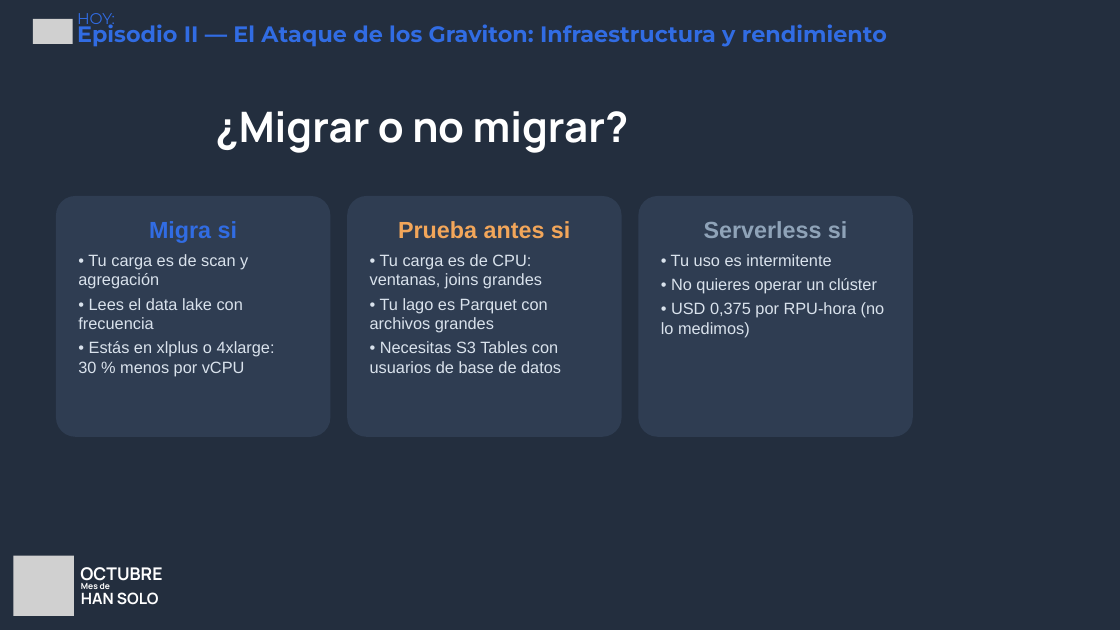
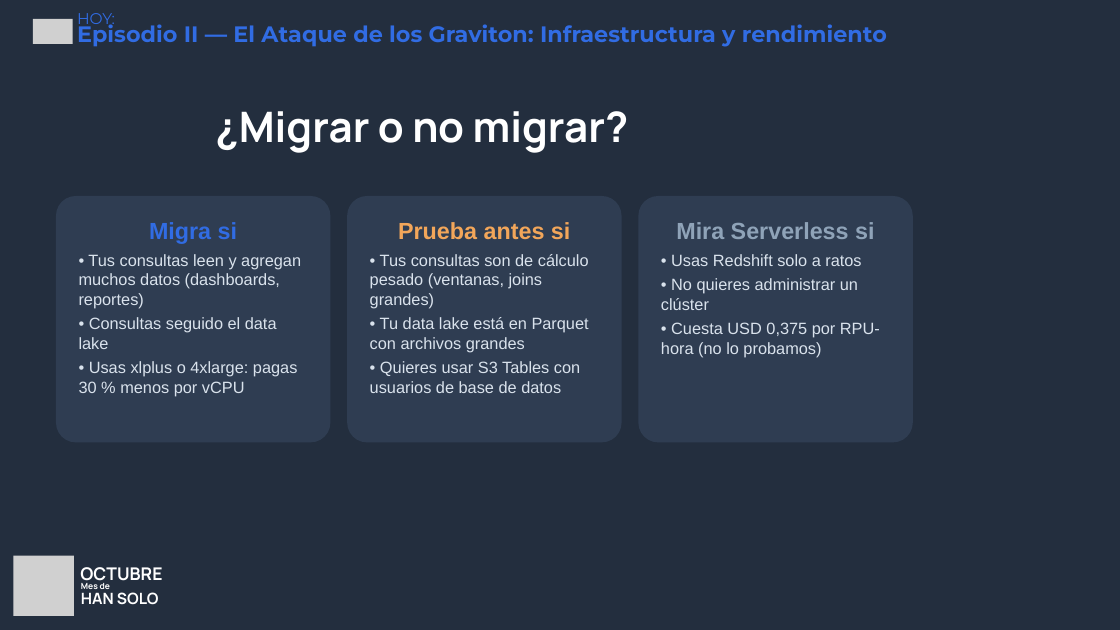
Before and after one commit to andrezc98/redshift-redemption, a slide deck: slide 32 of slides/redshift-redemption.pptx. Drawn at 1120x630 pixels with LibreOffice and Linux fonts; fonts in the diff are those of the drawing; grey boxes stand for pictures; background and template pictures are left out. Boxes give left, top, right and bottom in pixels: in the first picture for what was removed or moved away, otherwise in the second. Text is boxed around its words. In the diff, an @@ line names an element or a change of style, - is before the commit and + after.

```diff
--- a/slides/redshift-redemption.pptx
+++ b/slides/redshift-redemption.pptx
@@ rounded rectangle "Migra si": place and size @@
-rounded rectangle "Migra si" at (56, 196, 330, 437)
+rounded rectangle "Migra si" at (56, 196, 330, 442)
@@ rounded rectangle "Prueba antes si": place and size @@
-rounded rectangle "Prueba antes si" at (347, 196, 622, 437)
+rounded rectangle "Prueba antes si" at (347, 196, 622, 442)
@@ rounded rectangle "Mira Serverless si": place and size @@
-rounded rectangle "Mira Serverless si" at (638, 196, 913, 437)
+rounded rectangle "Mira Serverless si" at (638, 196, 913, 442)
@@ text in rounded rectangle at (661, 222, 880, 357): text changed @@
-Serverless si
-• Tu uso es intermitente
-• No quieres operar un clúster
-• USD 0,375 por RPU-hora (no lo medimos)
+Mira Serverless si
+• Usas Redshift solo a ratos
+• No quieres administrar un clúster
+• Cuesta USD 0,375 por RPU-hora (no lo probamos)
@@ text in rounded rectangle at (79, 254, 301, 396): text changed @@
-• Tu carga es de scan y agregación
-• Lees el data lake con frecuencia
-• Estás en xlplus o 4xlarge: 30 % menos por vCPU
+• Tus consultas leen y agregan muchos datos (dashboards, reportes)
+• Consultas seguido el data lake
+• Usas xlplus o 4xlarge: pagas 30 % menos por vCPU
@@ text in rounded rectangle at (370, 254, 589, 393): text changed @@
-• Tu carga es de CPU: ventanas, joins grandes
-• Tu lago es Parquet con archivos grandes
-• Necesitas S3 Tables con usuarios de base de datos
+• Tus consultas son de cálculo pesado (ventanas, joins grandes)
+• Tu data lake está en Parquet con archivos grandes
+• Quieres usar S3 Tables con usuarios de base de datos
```
Also in this commit, not shown: 28 other slides changed, 5 other files.
